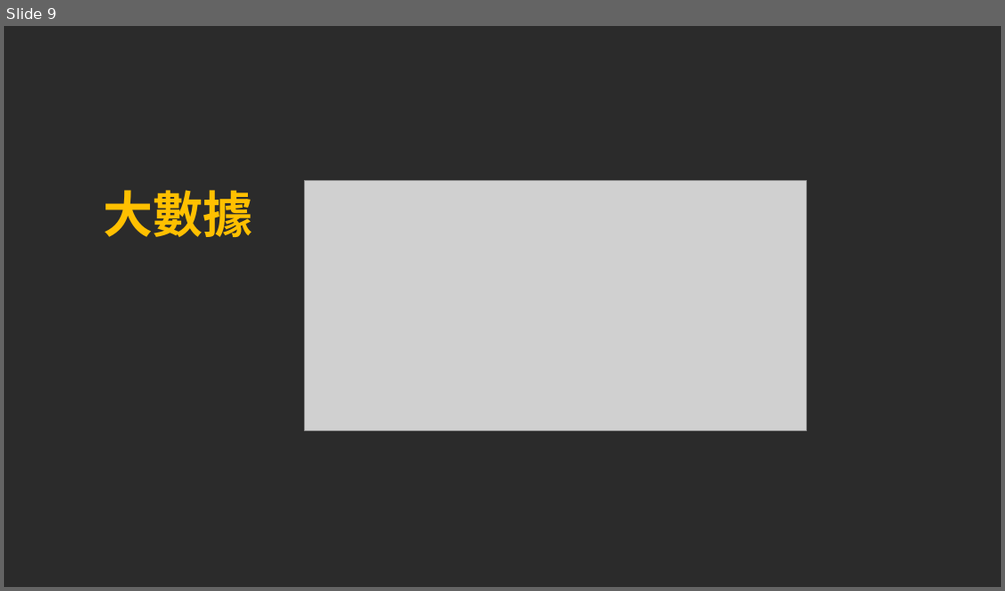
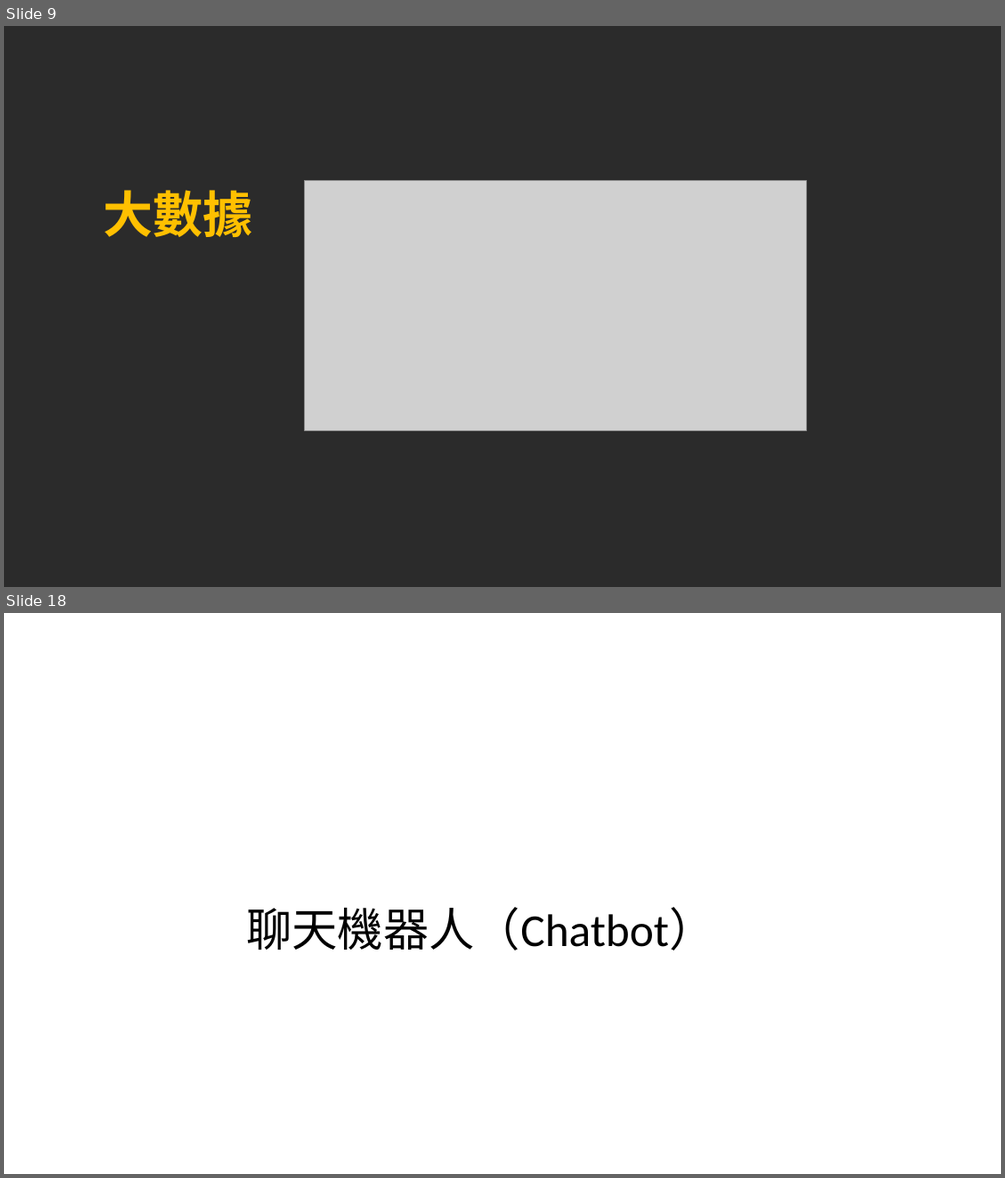
Before and after one commit to pcmsricky/chatbot, a slide deck: NLP2.pptx. Shown one above the other, each under a label of ours: slide 9 before the commit, slides 9 and 18 after it; the slides between them are not shown. The pictures are 1005x591 and 1005x1178 pixels, drawn with LibreOffice and Linux fonts; fonts in the diff are those of the drawing; grey boxes stand for pictures; background and template pictures are left out; a plain dark background stands for a picture behind light text. Boxes give left, top, right and bottom in pixels: in the first picture for what was removed or moved away, otherwise in the second. Text is boxed around its words. In the diff, an @@ line names an element or a change of style, - is before the commit and + after.

```diff
--- a/NLP2.pptx
+++ b/NLP2.pptx
@@ slide 18 added at <box>4,613,1001,1174</box>, background picture (left out) @@
@@ text added at <box>246,907,715,950</box>, 44 pt, text #000000 @@
+聊天機器人（Chatbot）
```
Also in this commit, not shown: 6 slides changed, 5 other slides added, 2 other files.
